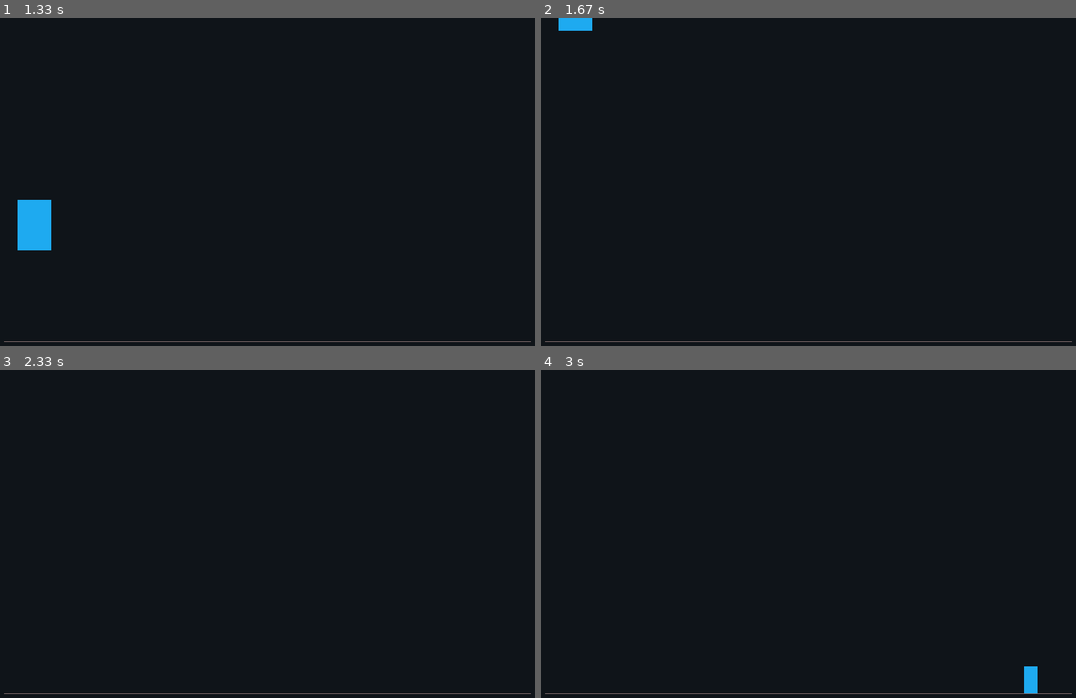
Above: before the commit, frames 1-4 (two rows, left to right).
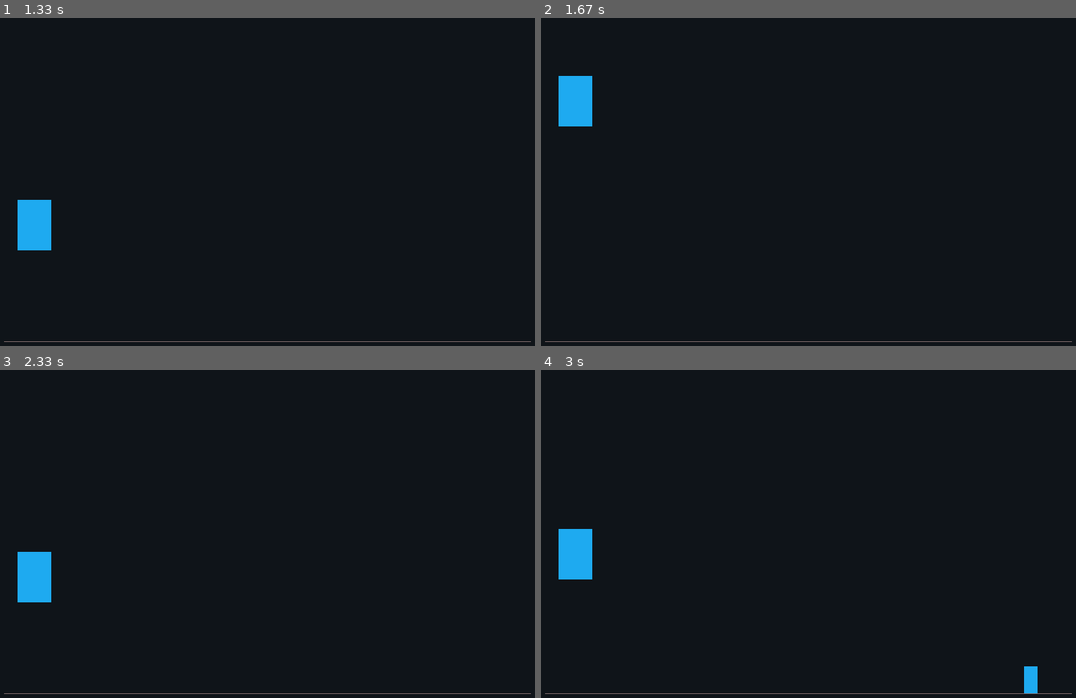
Above: after the commit, the same moments.

Repository: Yt027/Test-Projects
Game: pygame game, started from Python/tux-run/main.py
Two runs of this game, one before a commit and one after it. Both use one fixed random seed, a clock stepped at 60 frames per second and the inputs below.
Inputs:
- Up to frame 1 (1.33 s): tap Space at 0.33, 1.23 s
- Up to frame 2 (1.67 s): tap Space at 1.53 s
- Up to frame 3 (2.33 s): tap Space at 2.23 s
- Up to frame 4 (3 s): tap Space at 2.53, 2.8 s

Frame 1 is identical in both runs. In frame 2, 1.2% of the frame differs, in the area x 3-10%, y 0-34%; in frame 3, 1.0%; in frame 4, 1.0%.

Commit message:
updated physic - removed multiple jumps

Diff:
--- a/Python/tux-run/main.py
+++ b/Python/tux-run/main.py
@@ -27,8 +27,10 @@
 
                 # Making player jump
                 elif event.key == pygame.K_SPACE:
-                    PLAYER["velocity"] = -1300
-                    PLAYER["y"] -= PLAYER["jump_hight"] * GAME["DELTA"]
+                    if PLAYER["velocity"] == 0:
+                        # Avoid multiple jumps
+                        PLAYER["velocity"] = -1300
+                        PLAYER["y"] -= PLAYER["jump_hight"] * GAME["DELTA"]
 
         # Managing player
         # Jump
@@ -40,7 +42,7 @@
 
             if PLAYER["y"] >= GROUND - 75 - 5 - (PLAYER["jump_speed"] / 2) and PLAYER["velocity"] >= 0:
                 PLAYER["y"] = GROUND - 75 - 5
-                # PLAYER["velocity"] = 0
+                PLAYER["velocity"] = 0
 
 
 
